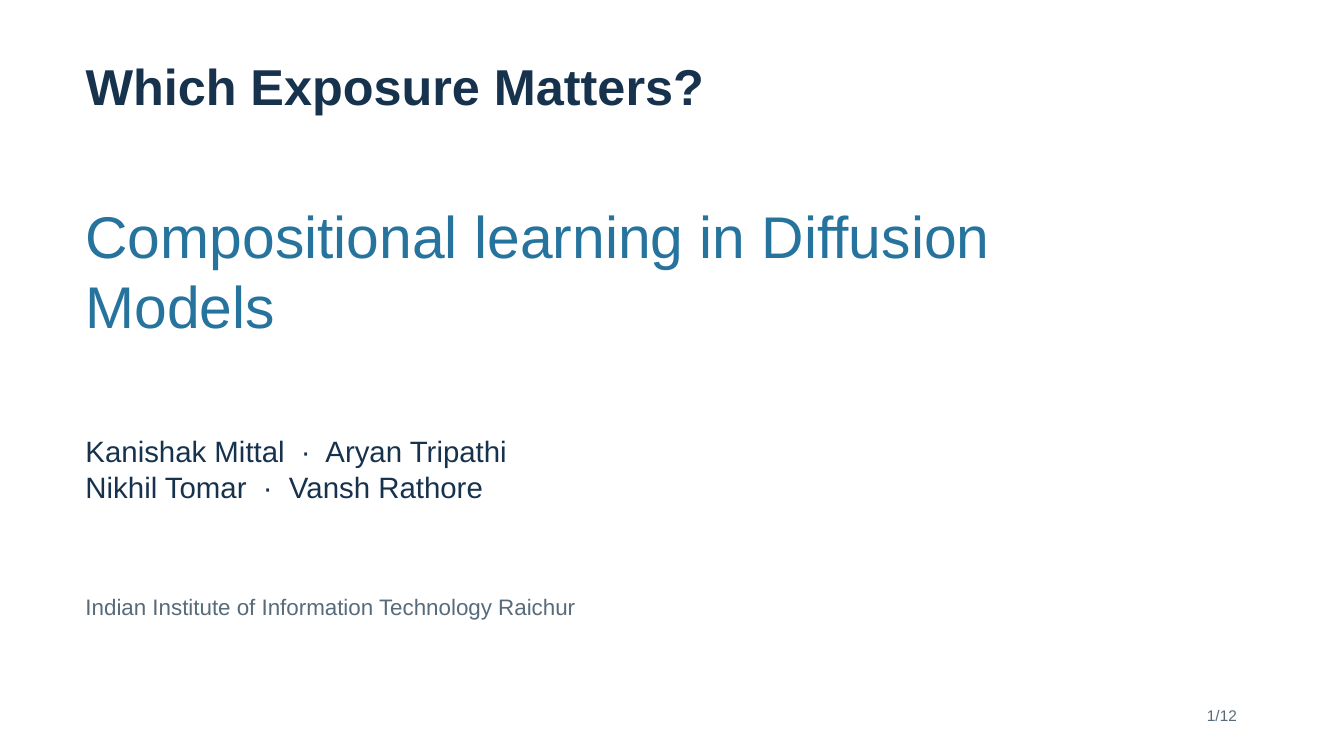
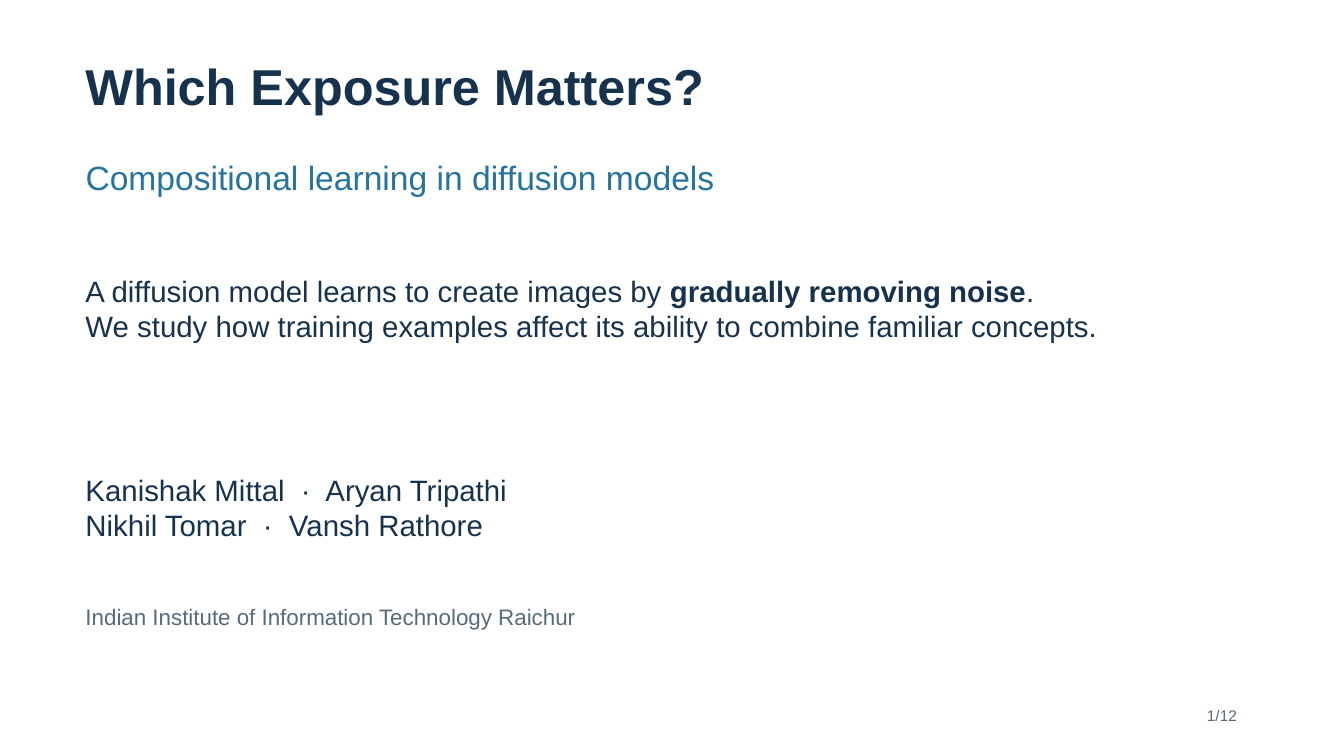
Before and after one commit to Space-Dev0/muadib, a slide deck: slide 1 of presentation/powerpoint/which-exposure-matters-submission-guide.pptx. Drawn at 1344x756 pixels with LibreOffice and Linux fonts; fonts in the diff are those of the drawing. Boxes give left, top, right and bottom in pixels: in the first picture for what was removed or moved away, otherwise in the second. Text is boxed around its words. In the diff, an @@ line names an element or a change of style, - is before the commit and + after.

```diff
--- a/presentation/powerpoint/which-exposure-matters-submission-guide.pptx
+++ b/presentation/powerpoint/which-exposure-matters-submission-guide.pptx
@@ text at [86,165,714,197]: text changed; size 42 to 24 pt @@
-Compositional learning in Diffusion Models
+Compositional learning in diffusion models
@@ text added at [85,280,1097,343], 21 pt, text #17324D @@
+A diffusion model learns to create images by gradually removing noise.
+We study how training examples affect its ability to combine familiar concepts.
@@ text "Kanishak Mittal · Aryan Tripathi": place and size @@
-text "Kanishak Mittal · Aryan Tripathi" at [85,440,507,499]
+text "Kanishak Mittal · Aryan Tripathi" at [85,479,507,537]
@@ text "Indian Institute of Information Technology ...": place and size @@
-text "Indian Institute of Information Technology ..." at [85,599,575,620]
+text "Indian Institute of Information Technology ..." at [85,609,575,630]
```
Also in this commit, not shown: 3 other files.
